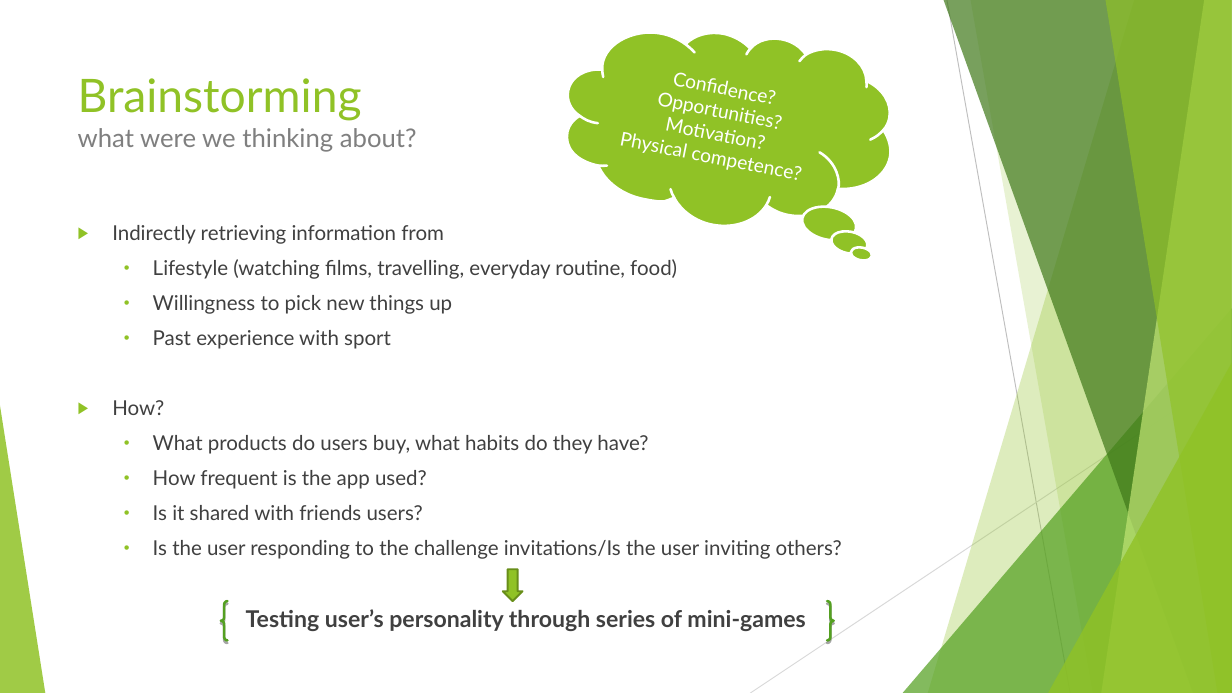
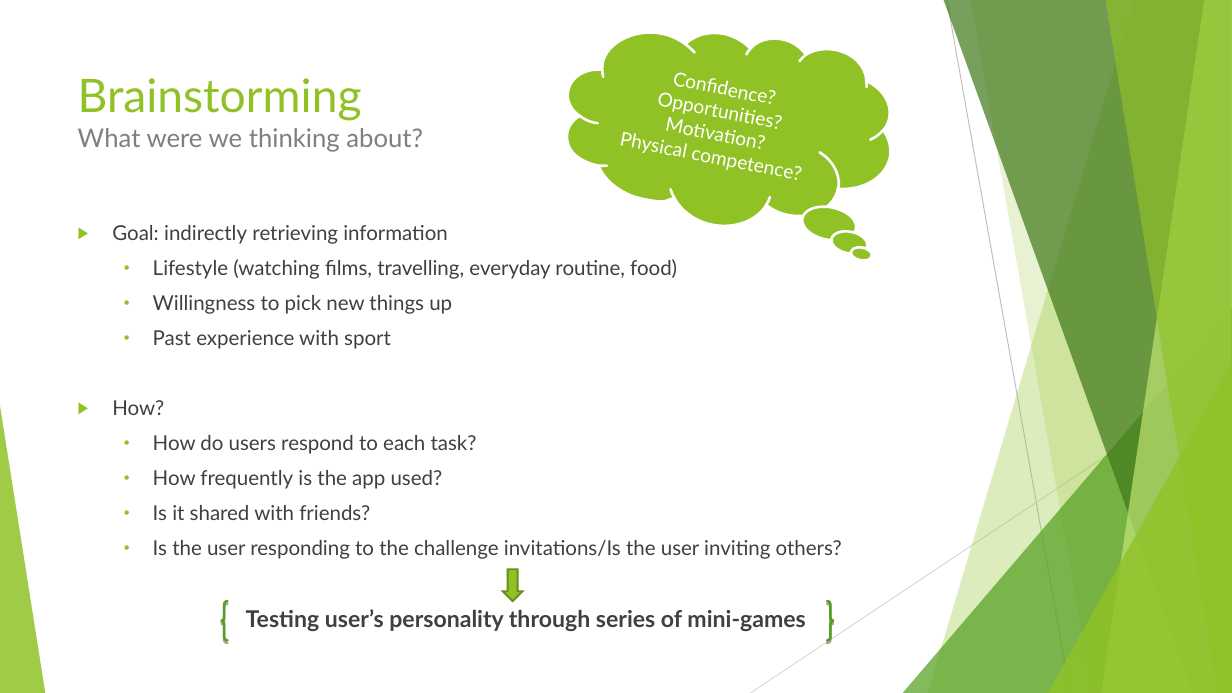
Before and after one commit to Glasgow19/team-12, a slide deck: slide 3 of The Choice.odp (slide 2 before the commit). Drawn at 1232x693 pixels with LibreOffice and Linux fonts; fonts in the diff are those of the drawing. Boxes give left, top, right and bottom in pixels: in the first picture for what was removed or moved away, otherwise in the second. Text is boxed around its words. In the diff, an @@ line names an element or a change of style, - is before the commit and + after.

Commit message:
presentation

```diff
--- a/The Choice.odp
+++ b/The Choice.odp
@@ title at box(78, 78, 423, 152): text changed @@
-Brainstorming
-what were we thinking about?
+Brainstorming
+What were we thinking about?
@@ text at box(112, 225, 448, 244): text changed @@
-▶ Indirectly retrieving information from
+▶ Goal: indirectly retrieving information
@@ text at box(153, 435, 477, 520): text changed @@
-  • What products do users buy, what habits do they have?
-  • How frequent is the app used?
-  • Is it shared with friends users?
+  • How do users respond to each task?
+  • How frequently is the app used?
+  • Is it shared with friends?
```
Also in this commit, not shown: 1 slide added, 1 slide removed.
